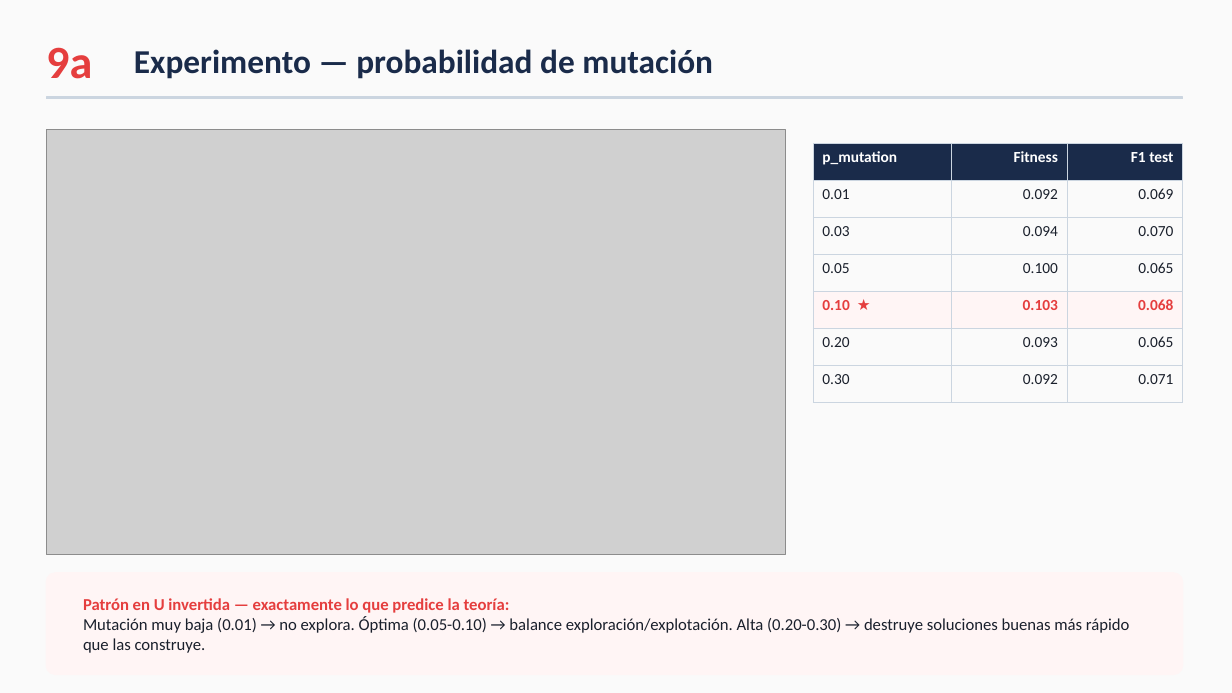
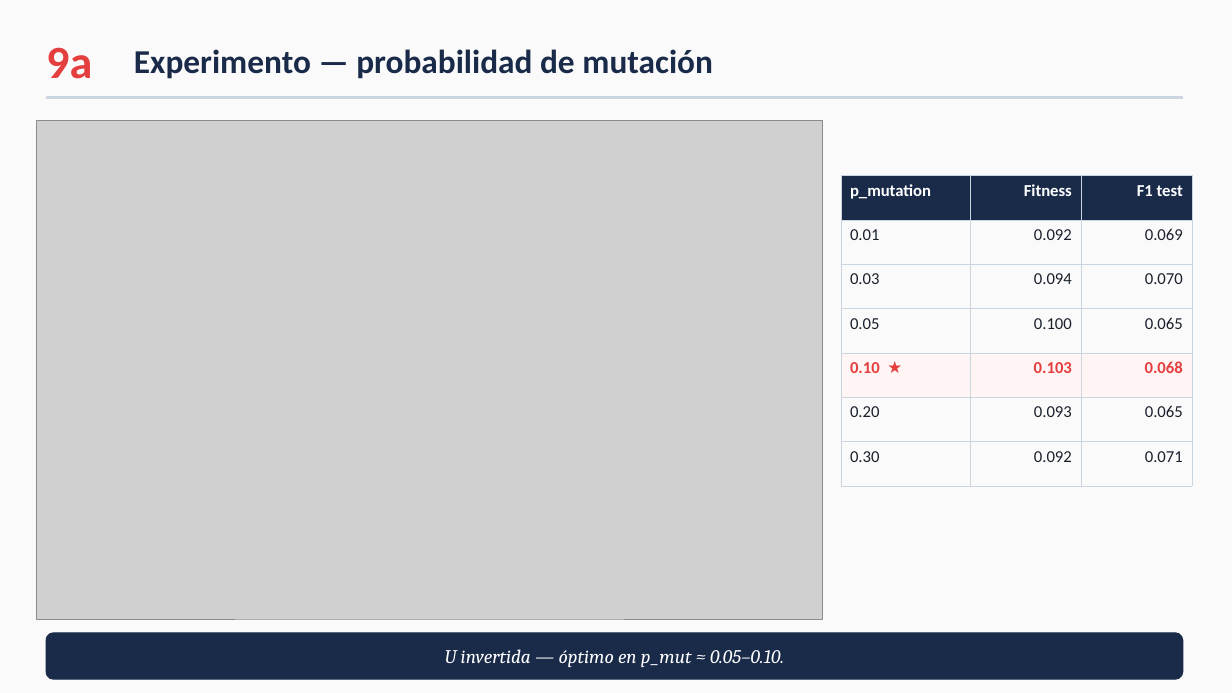
Before and after one commit to ccKabra/farmApp-TCE, a slide deck: slide 10 of PRESENTACION.pptx. Drawn at 1232x693 pixels with LibreOffice and Linux fonts; fonts in the diff are those of the drawing; grey boxes stand for pictures. Boxes give left, top, right and bottom in pixels: in the first picture for what was removed or moved away, otherwise in the second. Text is boxed around its words. In the diff, an @@ line names an element or a change of style, - is before the commit and + after.

```diff
--- a/PRESENTACION.pptx
+++ b/PRESENTACION.pptx
@@ picture: place and size @@
-picture at [46,129,786,555]
+picture at [37,120,823,619]
@@ table at [841,176,1192,466] @@
@@ size 12 to 13 pt @@
@@ borders changed @@
@@ table: place and size @@
-table at [813,143,1183,402]
+table at [841,176,1192,466]
@@ text removed at [83,598,1130,653] @@
-Patrón en U invertida — exactamente lo que predice la teoría:
-Mutación muy baja (0.01) → no explora. Óptima (0.05-0.10) → balance exploración/explotación. Alta (0.20-0.30) → destruye soluciones buenas más rápido que las construye.
@@ rounded rectangle: place and size @@
-rounded rectangle at [46,573,1183,675]
+rounded rectangle at [46,633,1183,679]
@@ rounded rectangle at [46,633,1183,679]: fill #FFF5F5 to #1A2B4A; outline #FFF5F5 1 pt to #1A2B4A 1 pt; proportions changed @@
@@ text added at [445,649,784,667], 15 pt, text #FFFFFF, italic @@
+U invertida — óptimo en p_mut ≈ 0.05–0.10.
```
Also in this commit, not shown: 13 other slides changed, 18 other files.
